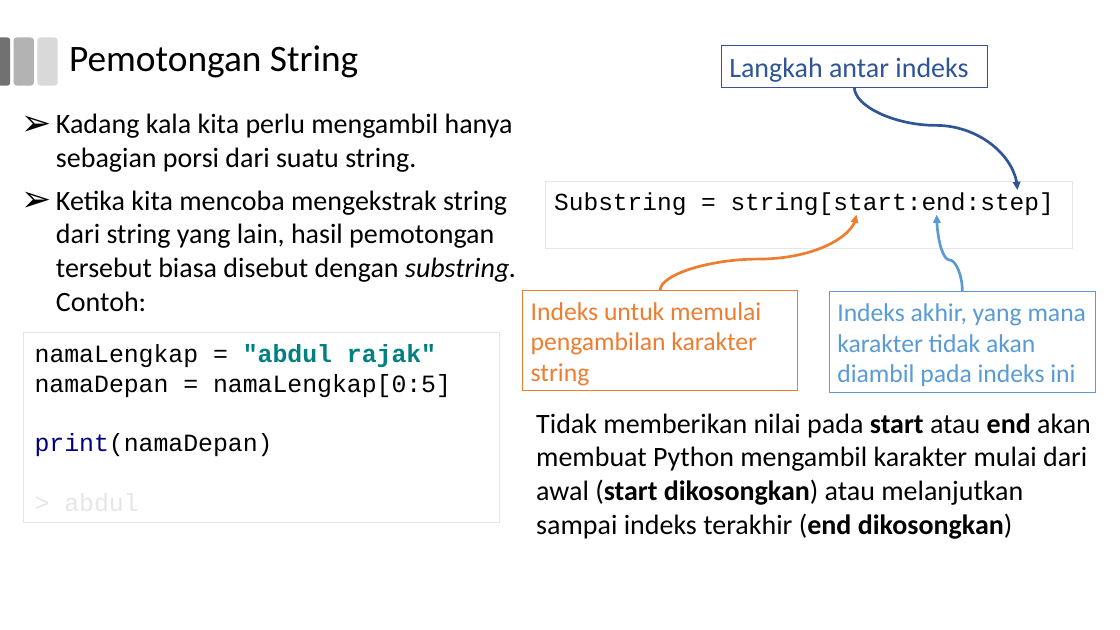
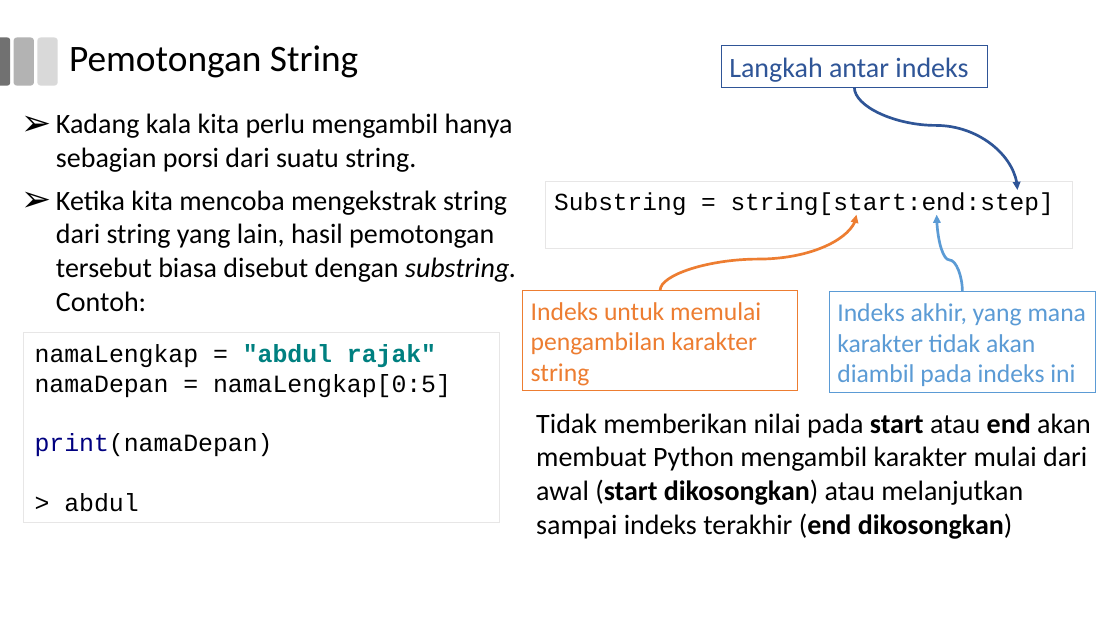
Before and after one commit to miftanurfarid/algoritme_pemrograman, a slide deck: slide 21 of slide/pertemuan_07/pertemuan_07.odp. Drawn at 1120x630 pixels with LibreOffice and Linux fonts; fonts in the diff are those of the drawing; background and template pictures are left out. Boxes give left, top, right and bottom in pixels: in the first picture for what was removed or moved away, otherwise in the second. Text is boxed around its words. In the diff, an @@ line names an element or a change of style, - is before the commit and + after.

```diff
--- a/slide/pertemuan_07/pertemuan_07.odp
+++ b/slide/pertemuan_07/pertemuan_07.odp
@@ text in rectangle at (64,493,138,512): text colour #E7E6E6 to #000000 in "> abdul" @@
```
Also in this commit, not shown: 5 other slides changed, 11 other files.
